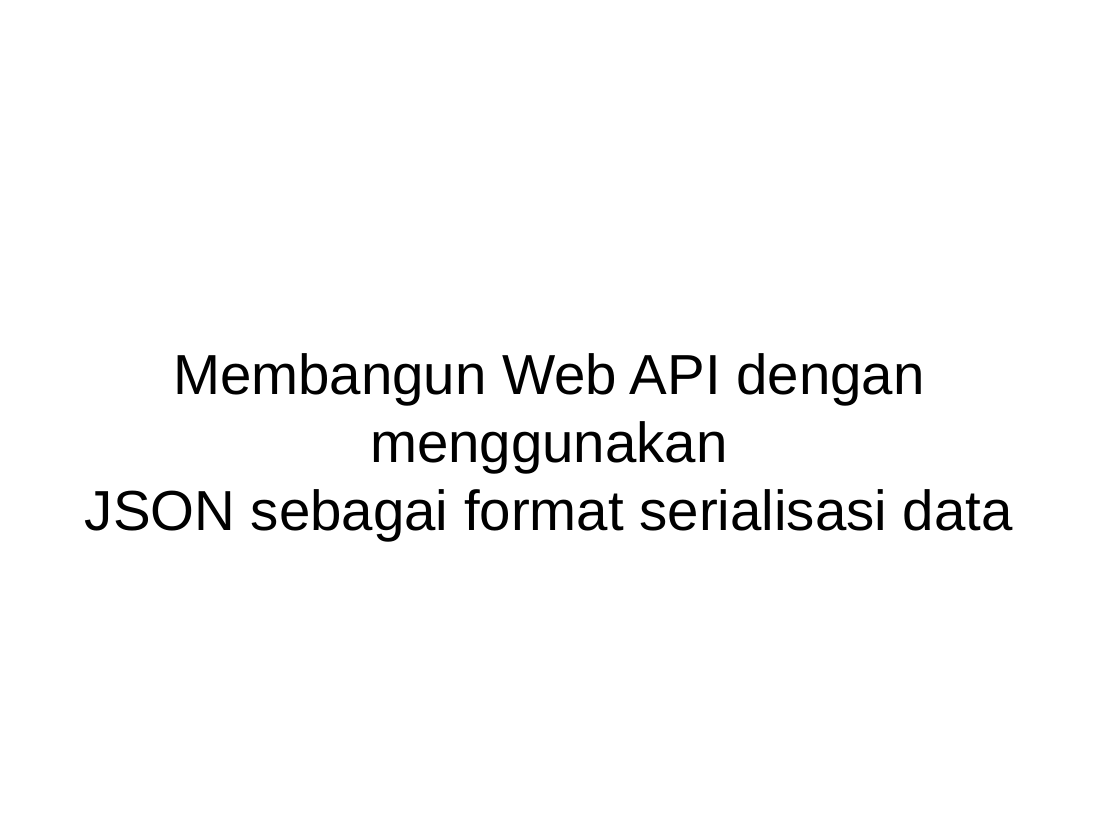
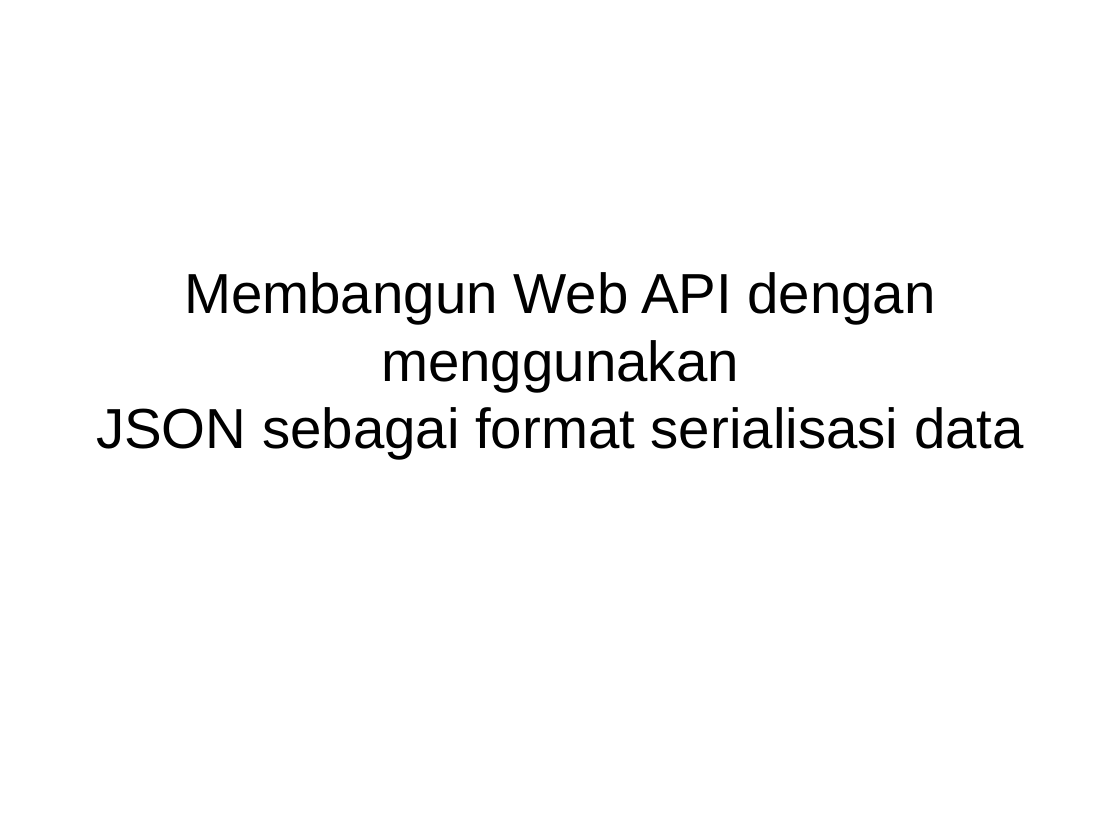
Before and after one commit to muhammadghazali/ghanoz-json-skripsi, a slide deck: slide 1 of slide-presentasi/presentasi-tugas-akhir.odp. Drawn at 1120x840 pixels with LibreOffice and Linux fonts; fonts in the diff are those of the drawing. Boxes give left, top, right and bottom in pixels: in the first picture for what was removed or moved away, otherwise in the second. Text is boxed around its words. In the diff, an @@ line names an element or a change of style, - is before the commit and + after.

```diff
--- a/slide-presentasi/presentasi-tugas-akhir.odp
+++ b/slide-presentasi/presentasi-tugas-akhir.odp
@@ subtitle "Membangun Web API dengan menggunakan": place and size @@
-subtitle "Membangun Web API dengan menggunakan" at [85, 353, 1013, 540]
+subtitle "Membangun Web API dengan menggunakan" at [96, 272, 1024, 459]
```
Also in this commit, not shown: 4 slides added, 1 slide removed, 3 other files.
